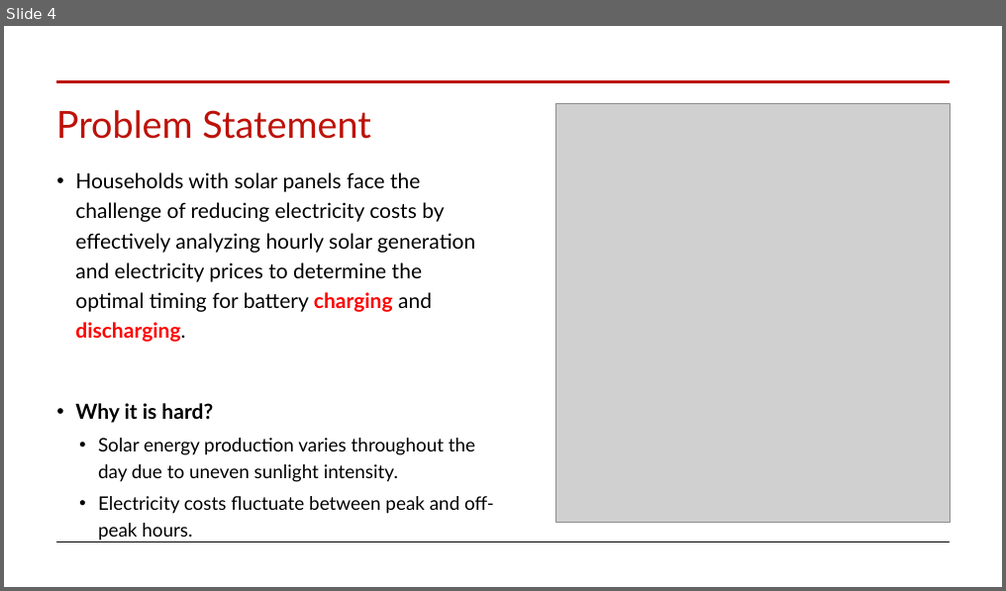
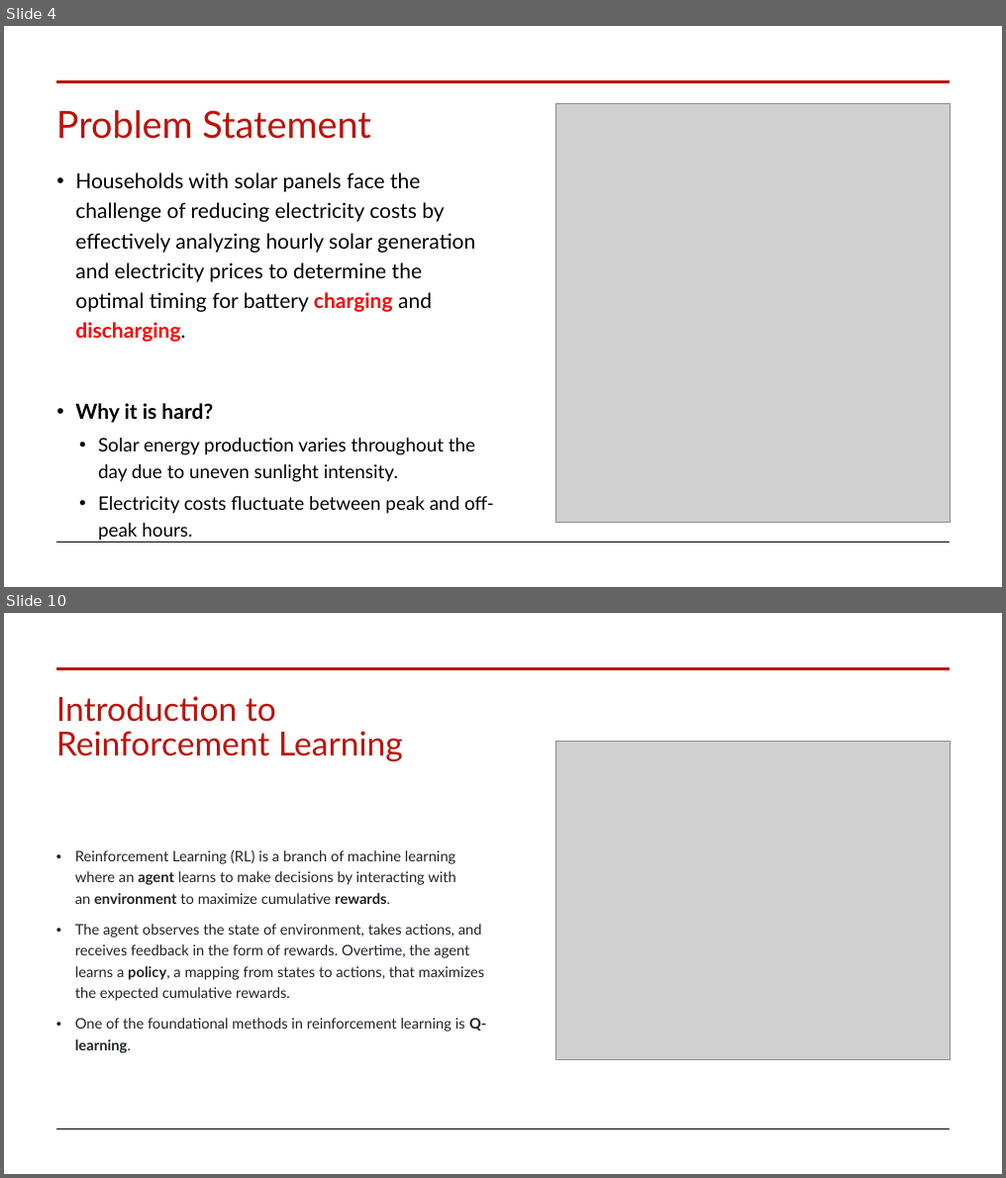
Before and after one commit to auttwitter/DSI-04, a slide deck: projects/project_capstone/Project_Capstone_Presentation.pptx. Shown one above the other, each under a label of ours: slide 4 before the commit, slides 4 and 10 after it; the slides between them are not shown. The pictures are 1006x591 and 1006x1178 pixels, drawn with LibreOffice and Linux fonts; fonts in the diff are those of the drawing; grey boxes stand for pictures. Boxes give left, top, right and bottom in pixels: in the first picture for what was removed or moved away, otherwise in the second. Text is boxed around its words. In the diff, an @@ line names an element or a change of style, - is before the commit and + after.

```diff
--- a/projects/project_capstone/Project_Capstone_Presentation.pptx
+++ b/projects/project_capstone/Project_Capstone_Presentation.pptx
@@ slide 10 added at [4,613,1002,1174], background #FFFFFF @@
@@ line added from (56, 668) to (949, 668), #BD1209 3 pt @@
@@ title added at [56,696,403,761], 32 pt, text #BD1209 @@
+Introduction to Reinforcement Learning
@@ picture added at [556,741,949,1059] @@
@@ text added at [75,851,486,1054], 14 pt, text #1F2328 @@
+• Reinforcement Learning (RL) is a branch of machine learning where an agent learns to make decisions by interacting with an environment to maximize cumulative rewards.
+• The agent observes the state of environment, takes actions, and receives feedback in the form of rewards. Overtime, the agent learns a policy, a mapping from states to actions, that maximizes the expected cumulative rewards.
+• One of the foundational methods in reinforcement learning is Q-learning.
@@ line added from (56, 1130) to (949, 1130), #000000 0.5 pt @@
```
Also in this commit, not shown: 5 other slides added, 1 slide removed, 6 other files.
